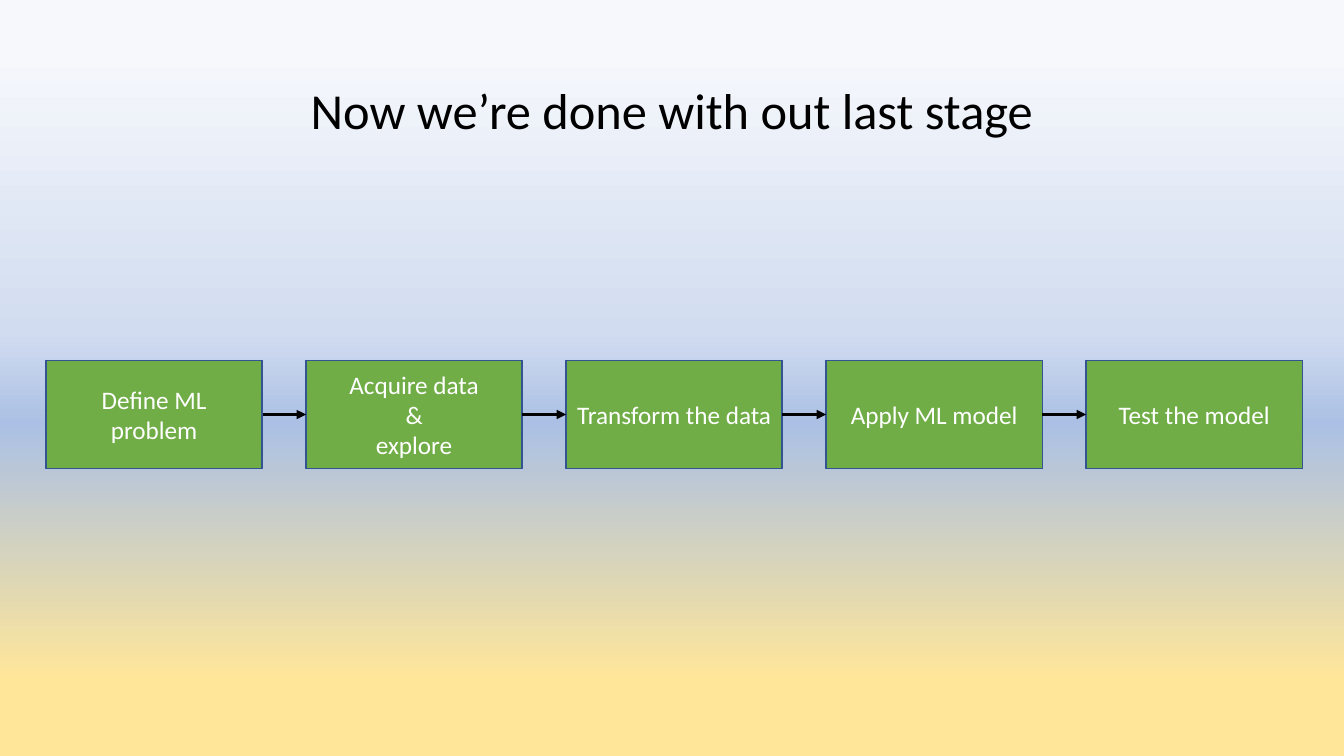
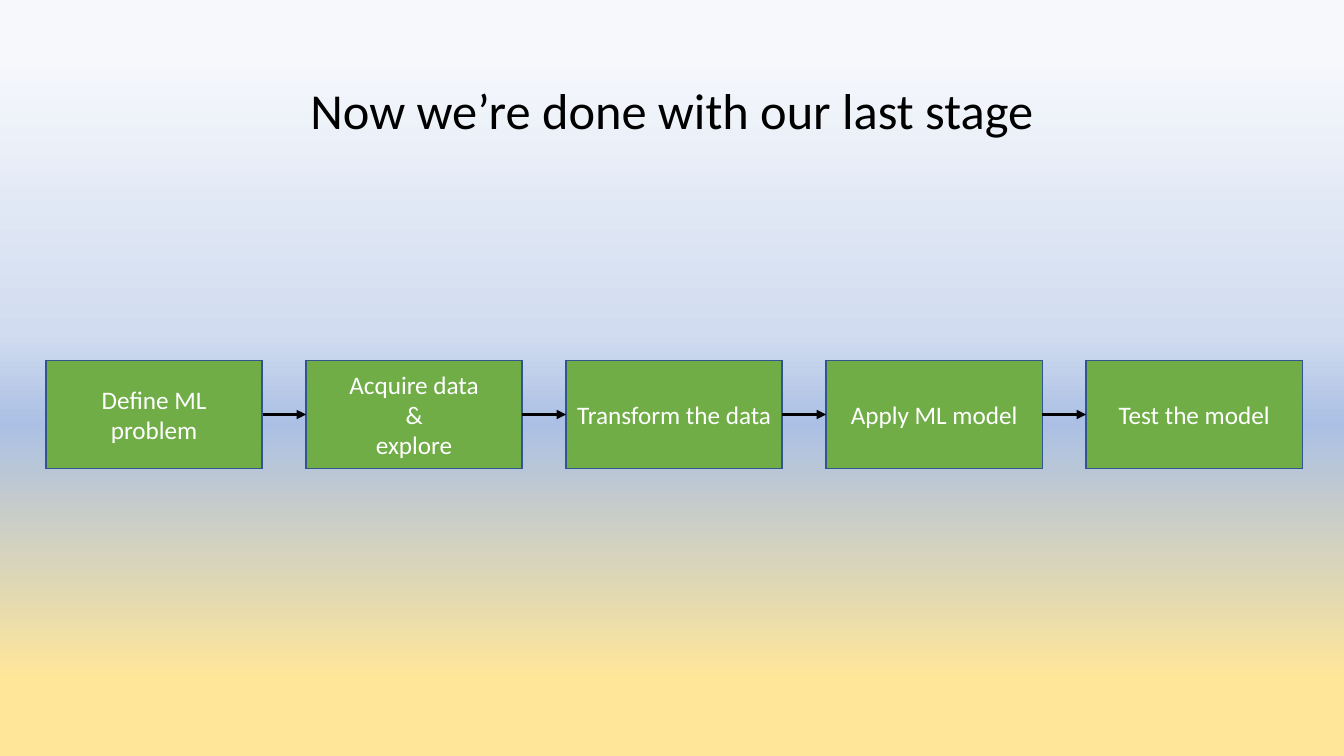
Before and after one commit to anujshr15/-MINOR-PROJECT--Intrusion-Detection-System-, a slide deck: slide 46 of Minor Project presentation.pptx. Drawn at 1344x756 pixels with LibreOffice and Linux fonts; fonts in the diff are those of the drawing. Boxes give left, top, right and bottom in pixels: in the first picture for what was removed or moved away, otherwise in the second. Text is boxed around its words. In the diff, an @@ line names an element or a change of style, - is before the commit and + after.

```diff
--- a/Minor Project presentation.pptx
+++ b/Minor Project presentation.pptx
@@ title at box(310, 93, 1033, 138): text changed @@
-Now we’re done with out last stage
+Now we’re done with our last stage
```
Also in this commit, not shown: 2 other slides changed.
